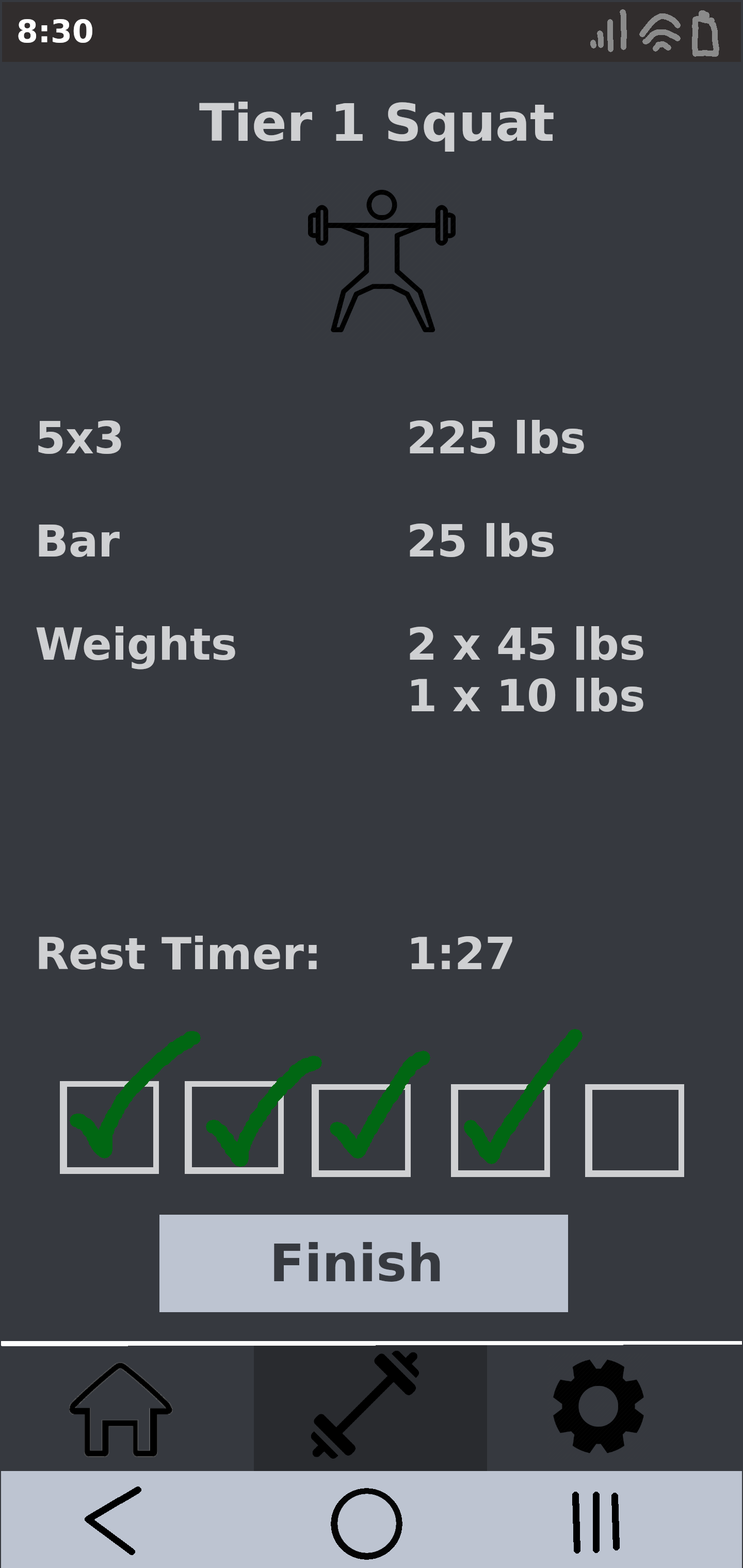
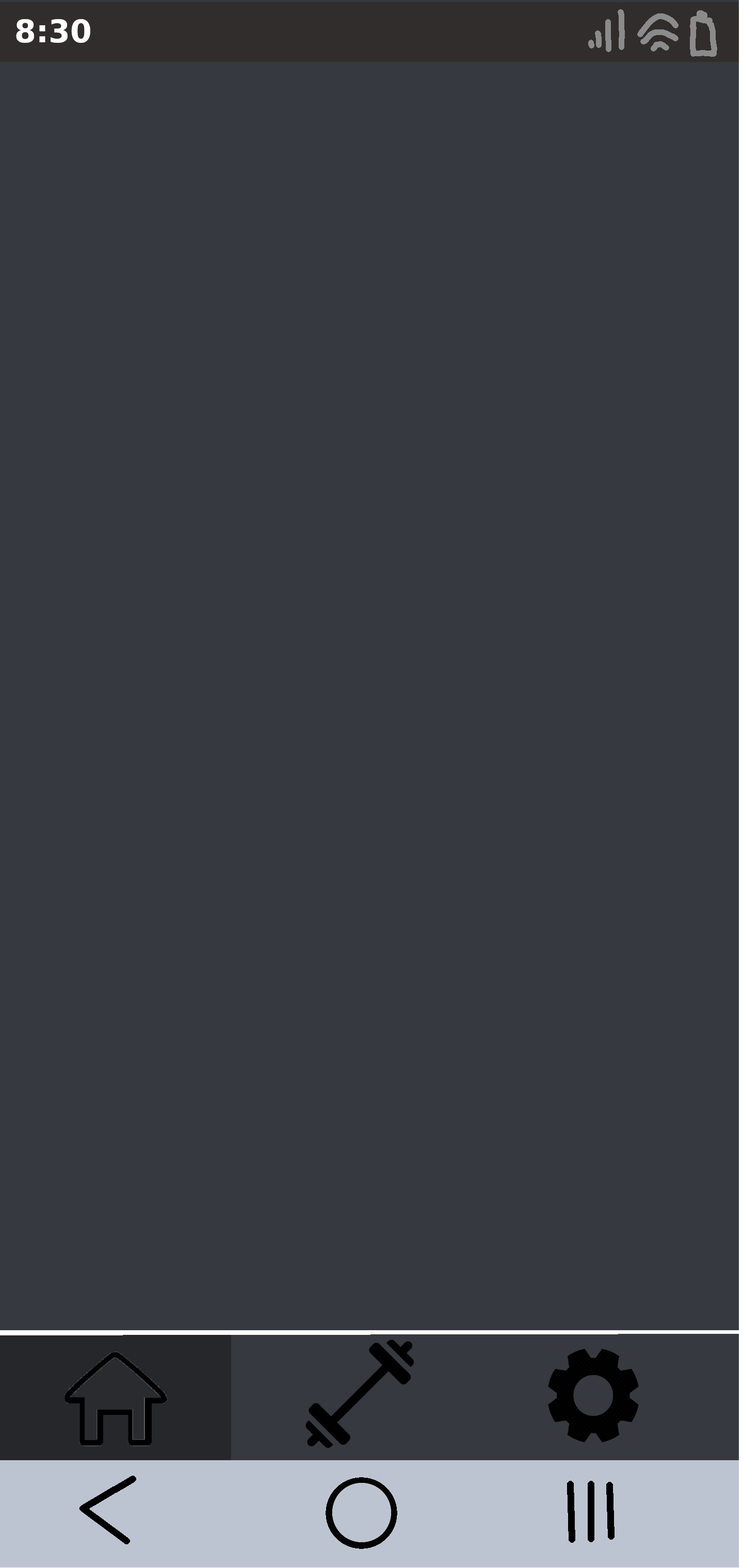
Comparing the layer stacks of the two 743 × 1568 images. Changes:
showed "Home Page", painted on it over (0, 2, 739, 1568)
hid "Workout Tab 2" over (0, 0, 743, 1568)
hid "Workout Tab 3" over (0, 0, 743, 1568)
